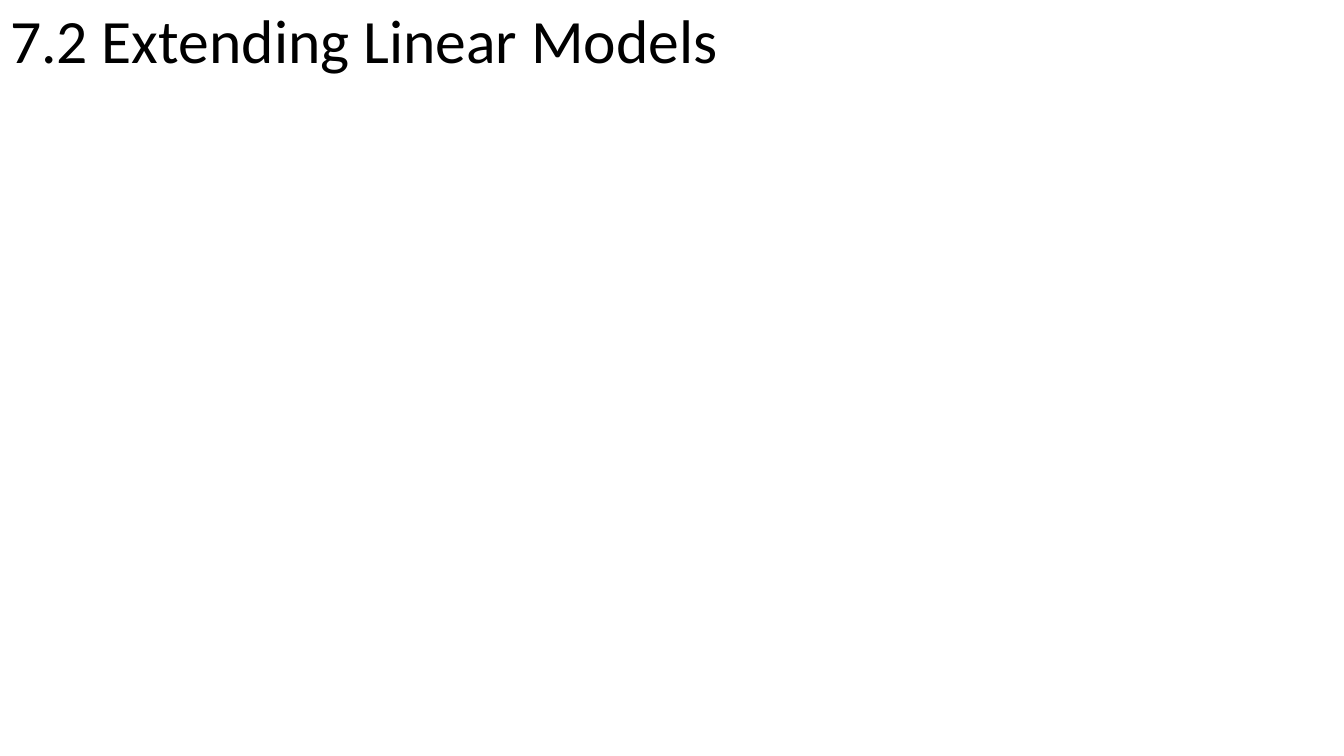
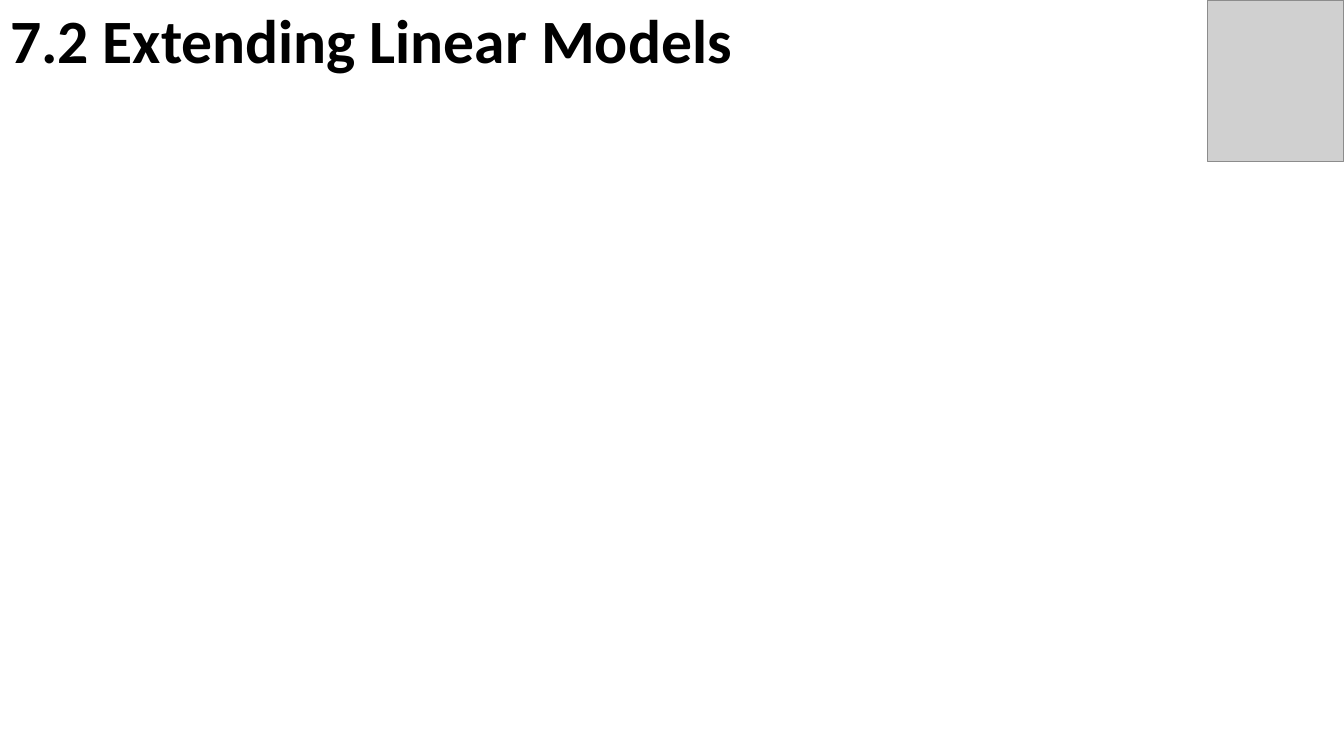
Before and after one commit to russellu/cs405, a slide deck: slide 8 of Lecture_18.pptx. Drawn at 1344x756 pixels with LibreOffice and Linux fonts; fonts in the diff are those of the drawing; grey boxes stand for pictures; background and template pictures are left out. Boxes give left, top, right and bottom in pixels: in the first picture for what was removed or moved away, otherwise in the second. Text is boxed around its words. In the diff, an @@ line names an element or a change of style, - is before the commit and + after.

```diff
--- a/Lecture_18.pptx
+++ b/Lecture_18.pptx
@@ title "7.2 Extending Linear Models" at (x1=10, y1=19, x2=732, y2=74): bold on @@
@@ picture added at (x1=1208, y1=0, x2=1344, y2=162) @@
```
Also in this commit, not shown: 5 other slides changed, 7 slides added, 1 slide removed.
